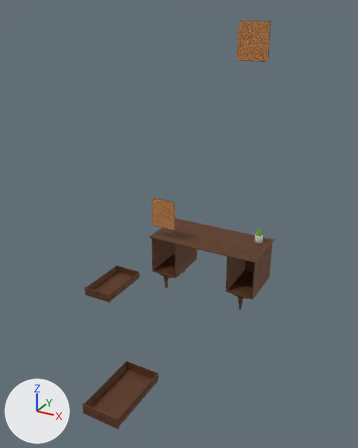
What one commit did to the glTF model model/modelo/vintageDesk.gltf.
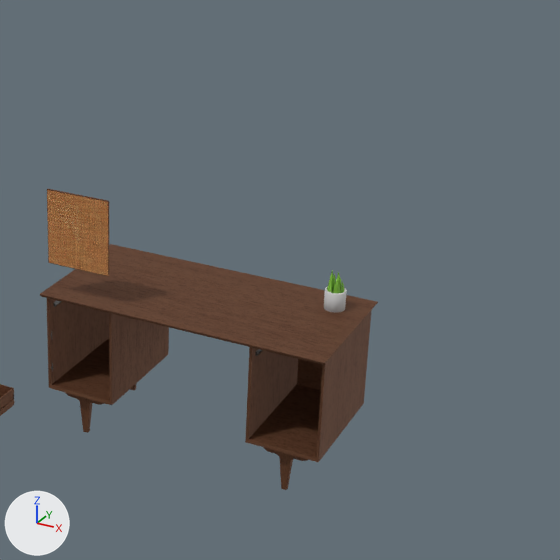
Each version is shown whole from a 50 mm camera at (2.41, -5.25, 3.49) aimed at (0.23, -1.29, 1.51), then close up on the part from 37% to 96% of the width and 28% to 75% of the height. Lighting does not change. The marker at lower left points along +X, +Y and +Z. Where no turn or scale is listed for an object, it has been applied to the vertices.

The first close-up shows 'Cactus', 'Nicho', 'Plant', 'Porta_L', 'Pés', 'Tampo'.
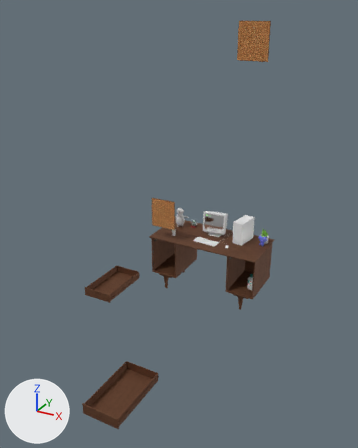
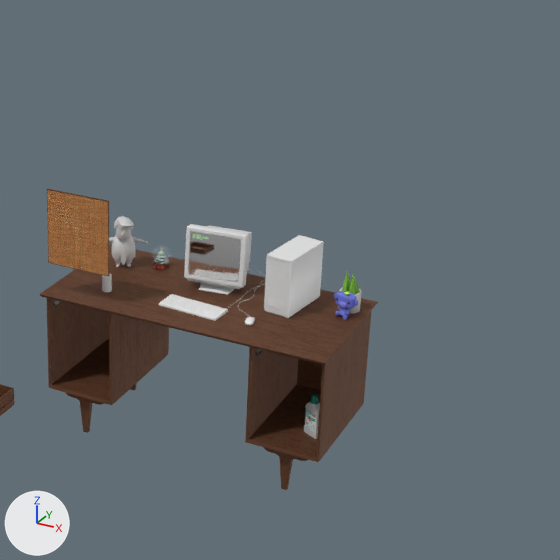
What differs and where, as boxes (x1, y1, x2, y2) in the close-ups (560 x 560 px):
'retro_computer_setup_retro_computer_setup_Mat_0', added: after (159, 224, 324, 325)
'Trump', added: after (109, 216, 148, 267)
'Plant', moved: before (324, 286, 347, 313); after (338, 287, 362, 314)
'defaultMaterial', added: after (304, 394, 320, 439)
'Cactus', moved: before (327, 270, 344, 293); after (342, 272, 359, 294)
'Object_15', added (blue): after (334, 291, 358, 320)
    faces in mat_material_002 (blue #6e76d6): (334, 291, 358, 320)
'Object_4.001', added: after (153, 247, 170, 270)
'old_pepsi_v1', added: after (102, 274, 112, 292)

The change, as a diff of the scene's bpy script:
```diff
--- a/model/modelo/vintageDesk.gltf.py
+++ b/model/modelo/vintageDesk.gltf.py
@@ mat_m_snowglobe @@
+mat_m_snowglobe = bpy.data.materials.new('M_SnowGlobe')
+# uses the picture img_m_snowglobe_basecolor
+# uses the picture img_m_snowglobe_emissive
+# uses the picture img_m_snowglobe_metallicroughness
+# uses the picture img_m_snowglobe_normal
@@ mat_defaultmaterial @@
+mat_defaultmaterial = bpy.data.materials.new('DefaultMaterial')
+# uses the picture img_defaultmaterial_basecolor
+# uses the picture img_defaultmaterial_metallicroughness
+# uses the picture img_defaultmaterial_normal
@@ ob_plant @@
 ob_plant = bpy.data.objects.new('Plant', me_cylinder)
-ob_plant.location = (0.567, 0.187, 0.811)
+ob_plant.location = (0.632, 0.21, 0.811)
@@ ob_cactus @@
 ob_cactus = bpy.data.objects.new('Cactus', me_plane_009)
-ob_cactus.location = (0.556, 0.185, 0.81)
+ob_cactus.location = (0.62, 0.208, 0.81)
@@ ob_trump @@
+ob_trump = bpy.data.objects.new('Trump', me_mesh)  # 941 vertices, 1854 faces; spans x -0.111..0.108, y -0.079..0.068, z -0.057..0.208; in mat_trumpmat (its picture is missing)
+ob_trump.location = (-0.537, 0.144, 0.822)
@@ ob_old_pepsi_v1 @@
+ob_old_pepsi_v1 = bpy.data.objects.new('old_pepsi_v1', me_cylinder_005)  # 3647 vertices, 7180 faces; spans x -0.0232..0.0232, y -0.0232..0.0232, z 0.0..0.0839; in mat_old_pepsi_material (its picture is missing)
+ob_old_pepsi_v1.location = (-0.463, -0.157, 0.762)
@@ ob_retro_computer_setup_retro_computer_setup_mat_0 @@
+ob_retro_computer_setup_retro_computer_setup_mat_0 = bpy.data.objects.new('retro_computer_setup_retro_computer_setup_Mat_0', me_retro_computer_setup_retro_computer_setup_mat_0)  # 5766 vertices, 9674 faces; spans x -0.304..0.33, y -0.207..0.396, z 0.0..0.311; in mat_retro_computer_setup_mat_001 (its picture is missing)
+ob_retro_computer_setup_retro_computer_setup_mat_0.location = (0.135, 0.0, 0.765)
@@ ob_object_4_001 @@
+ob_object_4_001 = bpy.data.objects.new('Object_4.001', me_object_0_001)  # 6157 vertices, 11885 faces; spans x -0.0506..0.0506, y -0.0561..0.0506, z 0.0..0.1051
+ob_object_4_001.location = (-0.366, 0.228, 0.765)
@@ ob_defaultmaterial @@
+ob_defaultmaterial = bpy.data.objects.new('defaultMaterial', me_defaultmaterial)  # 208 vertices, 412 faces; spans x -0.045..0.045, y -0.034..0.034, z -0.104..0.104
+ob_defaultmaterial.location = (0.609, -0.121, 0.357)
@@ ob_object_15 @@
+ob_object_15 = bpy.data.objects.new('Object_15', me_object_6)  # 10394 vertices, 20736 faces; spans x -0.0633..0.0613, y -0.0439..0.031, z -0.1177..0.0101; in mat_material_005 (green #b7ff00), mat_material_003 (blue #8687e7), mat_material_001 (black #131313), mat_material_002 (blue #6e76d6), mat_material_006 (purple #62537e)
+ob_object_15.location = (0.64, 0.128, 0.883)
```
